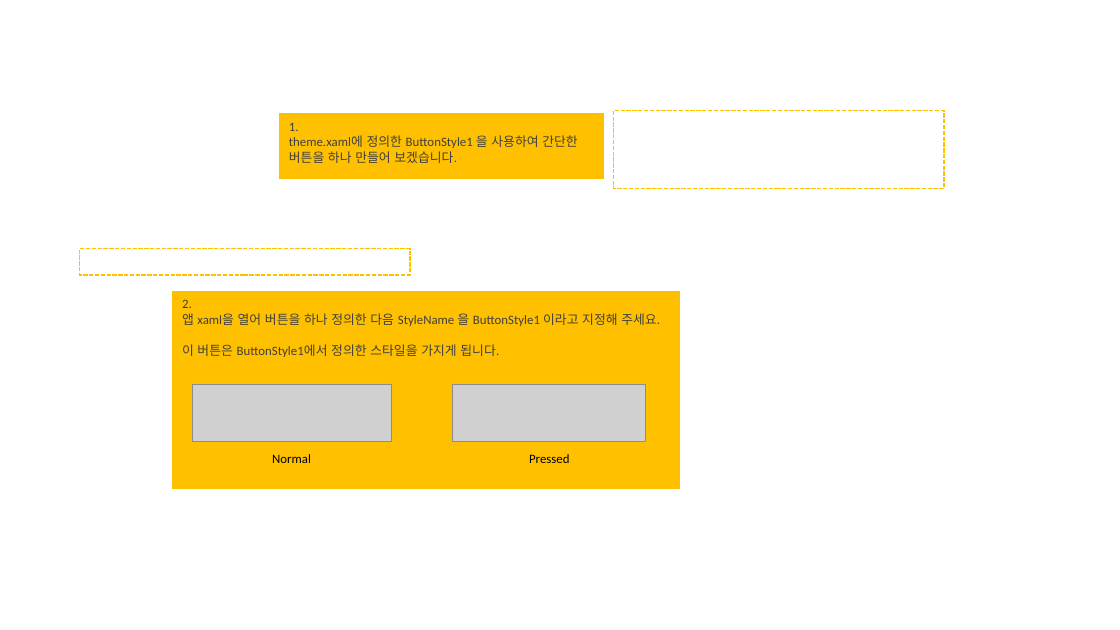
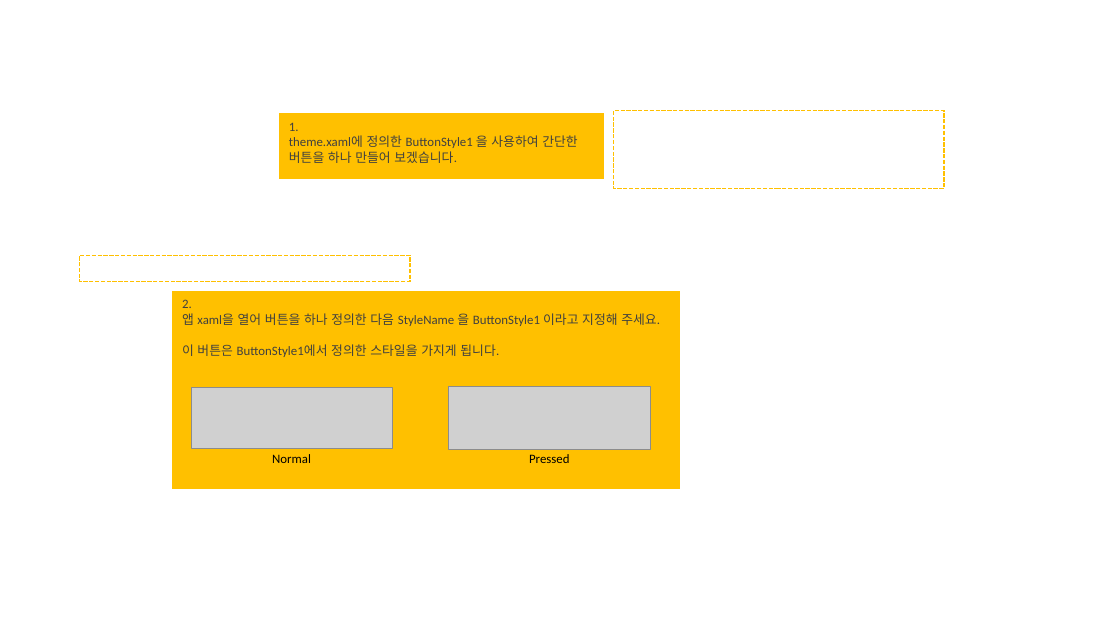
Before and after one commit to nui-dali/Hackerthon2021, a slide deck: slide 7 of Tutorial/Components/2_Buttons_with_styles/button_styles_설명.pptx. Drawn at 1120x630 pixels with LibreOffice and Linux fonts; fonts in the diff are those of the drawing; grey boxes stand for pictures; background and template pictures are left out. Boxes give left, top, right and bottom in pixels: in the first picture for what was removed or moved away, otherwise in the second. Text is boxed around its words. In the diff, an @@ line names an element or a change of style, - is before the commit and + after.

```diff
--- a/Tutorial/Components/2_Buttons_with_styles/button_styles_설명.pptx
+++ b/Tutorial/Components/2_Buttons_with_styles/button_styles_설명.pptx
@@ rectangle: place and size @@
-rectangle at [80,249,410,275]
+rectangle at [80,255,410,281]
@@ picture: place and size @@
-picture at [192,384,392,442]
+picture at [192,387,392,449]
@@ picture: place and size @@
-picture at [452,384,645,441]
+picture at [449,386,650,450]
```
Also in this commit, not shown: 6 other slides changed, 2 other files.
